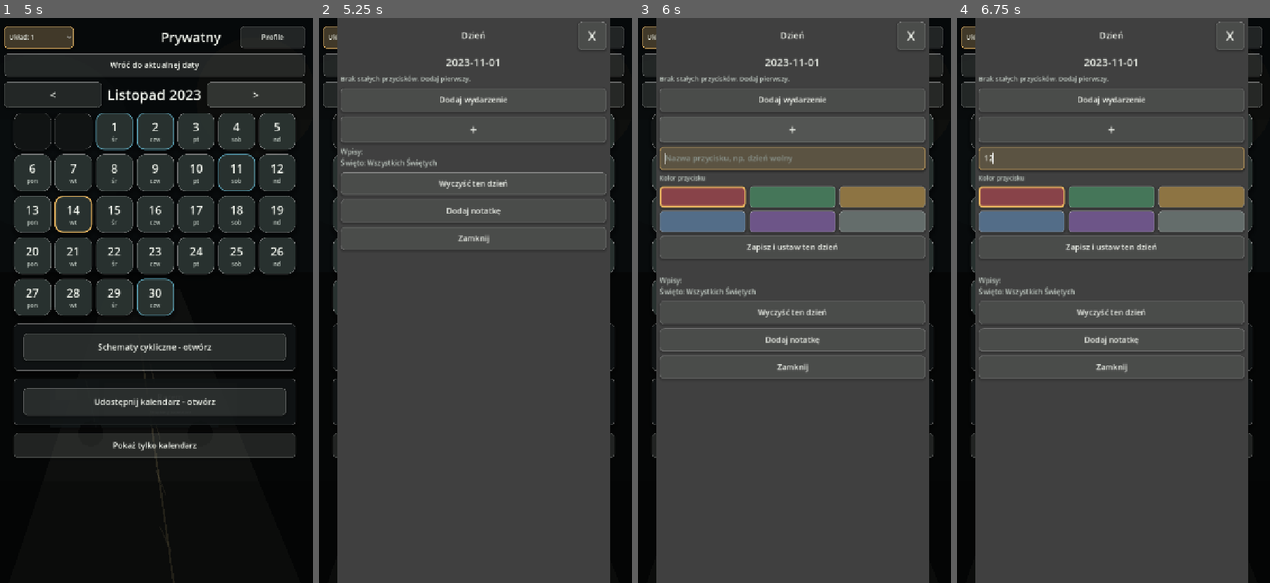
Above: before the commit, frames 1-4 (left to right).
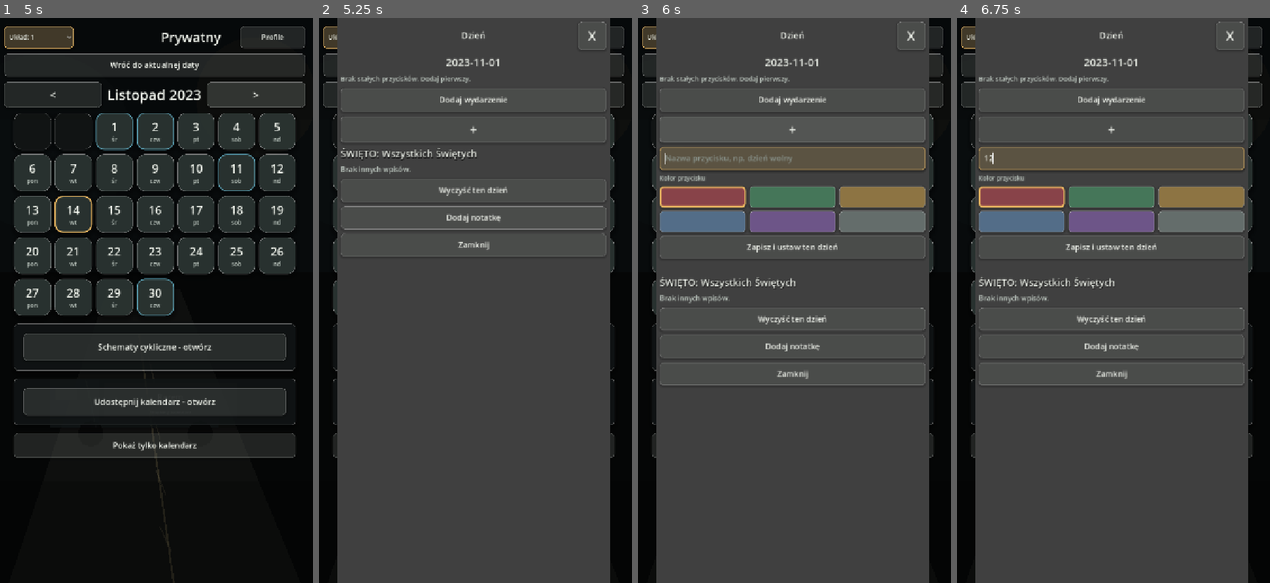
Above: after the commit, the same moments.

Repository: ElKlient/IDOL-Genesis
Game: Godot game, scene res://scenes/main.tscn
Same seed, same stepped clock (60 frames per second), same inputs: the game is played once before the commit and once after it.
Inputs (mouse positions are in pixels of both pictures, inside the frame that each line leads up to):
- Up to frame 1 (5 s): click "Układ: 1" at 0.5 s; click "Wróć do aktualnej daty" at 1.25 s; click "<" at 2 s; click "<" at 2.75 s; click ">" at 3.5 s; click ">" at 4.25 s
- Up to frame 2 (5.25 s): click (431, 131) at 5.02 s
- Up to frame 3 (6 s): click (794, 131) at 5.77 s
- Up to frame 4 (6.75 s): click (1110, 159) at 6.52 s; type "12" at 6.6 s

Frame 1 is identical in both runs. In frame 2, 2.3% of the frame differs, in the area x 6-92%, y 23-42%; in frame 3, 2.1%; in frame 4, 2.1%.

Commit message:
Emphasize holiday details

Diff:
--- a/apps/wspolny-kalendarz/scripts/main.gd
+++ b/apps/wspolny-kalendarz/scripts/main.gd
@@ -139,6 +139,7 @@
 var day_fixed_delete_option: OptionButton
 var day_fixed_delete_ids: Array[String] = []
 var day_fixed_status_label: Label
+var day_holiday_label: Label
 var day_event_list_label: Label
 var day_note_form_box: VBoxContainer
 var day_note_edit: TextEdit
@@ -633,6 +634,16 @@
 	day_fixed_status_label = _make_label("", 14, COLOR_TEXT_MUTED)
 	day_fixed_status_label.autowrap_mode = TextServer.AUTOWRAP_WORD_SMART
 	day_fixed_button_form_box.add_child(day_fixed_status_label)
+
+	day_holiday_label = _make_label("", 22, COLOR_TEXT)
+	day_holiday_label.visible = false
+	day_holiday_label.autowrap_mode = TextServer.AUTOWRAP_WORD_SMART
+	day_holiday_label.add_theme_color_override("font_outline_color", Color(0.0, 0.0, 0.0, 0.88))
+	day_holiday_label.add_theme_color_override("font_shadow_color", Color(0.0, 0.0, 0.0, 0.78))
+	day_holiday_label.add_theme_constant_override("outline_size", 2)
+	day_holiday_label.add_theme_constant_override("shadow_offset_x", 1)
+	day_holiday_label.add_theme_constant_override("shadow_offset_y", 2)
+	box.add_child(day_holiday_label)
 
 	day_event_list_label = _make_label("", 16, COLOR_TEXT_MUTED)
 	day_event_list_label.autowrap_mode = TextServer.AUTOWRAP_WORD_SMART
@@ -1029,9 +1040,8 @@
 		return
 
 	var event_ids := _event_ids_for_day(selected_day_key)
+	var has_holidays := _refresh_day_holiday_label()
 	var lines: Array[String] = []
-	for holiday_name in _holiday_names_for_day(selected_day_year, selected_day_month, selected_day_number):
-		lines.append("Święto: %s" % holiday_name)
 	for event_id in event_ids:
 		var category: Dictionary = _category_by_id(String(event_id))
 		if not category.is_empty():
@@ -1052,9 +1062,27 @@
 			line = "%s - %s" % [line, description.left(58)]
 		lines.append(line)
 	if lines.is_empty():
-		day_event_list_label.text = "Ten dzień jest pusty."
+		day_event_list_label.text = "Brak innych wpisów." if has_holidays else "Ten dzień jest pusty."
 	else:
 		day_event_list_label.text = "Wpisy:\n%s" % "\n".join(lines)
+
+
+func _refresh_day_holiday_label() -> bool:
+	if day_holiday_label == null:
+		return false
+
+	var holiday_names := _holiday_names_for_day(selected_day_year, selected_day_month, selected_day_number)
+	if holiday_names.is_empty():
+		day_holiday_label.text = ""
+		day_holiday_label.visible = false
+		return false
+
+	var lines: Array[String] = []
+	for holiday_name in holiday_names:
+		lines.append("ŚWIĘTO: %s" % holiday_name)
+	day_holiday_label.text = "\n".join(lines)
+	day_holiday_label.visible = true
+	return true
 
 
 func _add_quick_category_to_selected_day(category_id: String) -> void:
